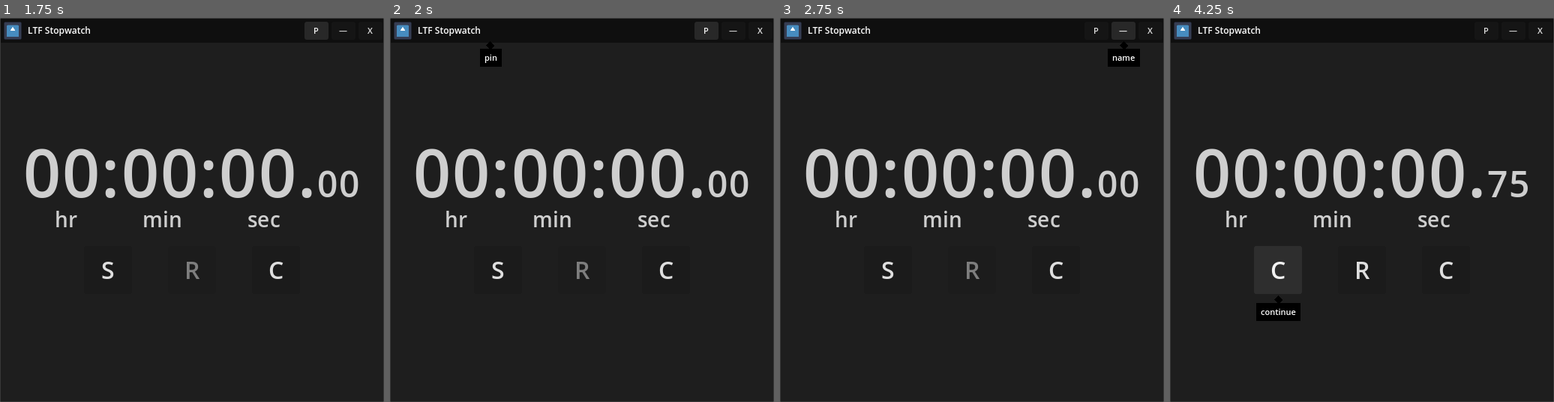
Above: before the commit, frames 1-4 (left to right).
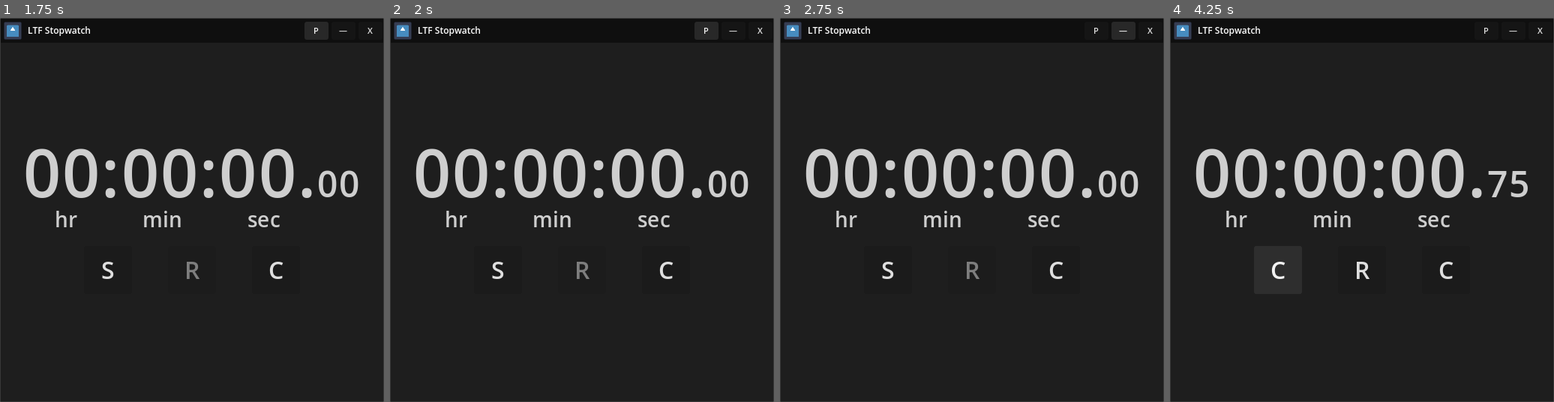
Above: after the commit, the same moments.

Repository: LiteFeather1/ltf-stopwatch
Game: Godot game, scene res://main.tscn
Two runs of this game, one before a commit and one after it. Both use one fixed random seed, a clock stepped at 60 frames per second and the inputs below. The engine's default icon, where the game draws it, is replaced by a stand-in: a white triangle on a blue panel in a dark square.
Inputs:
- Up to frame 1 (1.75 s): click "P" at 0.5 s; click "nP" at 1.25 s
- Up to frame 2 (2 s): no input
- Up to frame 3 (2.75 s): click "—" at 2 s
- Up to frame 4 (4.25 s): click "S" at 2.75 s; click "P" at 3.5 s

Frame 1 is identical in both runs. In frame 2, 0.3% of the frame differs, in the area x 23-30%, y 6-13%; in frame 3, 0.4%; in frame 4, 0.6%, in the area x 22-34%, y 72-79%.
Error after the commit: Cannot call method 'get_theme_font' on a null value. (res://scenes/pop_up.gd:19)

Commit message:
#25 pop_up is now inline with new guidelines

Diff:
--- a/scenes/pop_up.gd
+++ b/scenes/pop_up.gd
@@ -1,14 +1,14 @@
 class_name PopUp extends ColorRect
 
 
-@export var l_text: Label
-@export var label_padding := Vector2(12.0, 8.0)
-@export var dent: Control
+@export var _l_text: Label
+@export var _label_padding := Vector2(12.0, 8.0)
+@export var _dent: Control
 @export var _animation_duration := .15
 @export var _delay_to_appear: Timer
 
-var font: Font
-var font_size : int
+var _font: Font
+var _font_size : int
 
 var _tween: Tween
 
@@ -16,8 +16,8 @@
 func _ready() -> void:
 	_delay_to_appear.timeout.connect(_pop_up_animation)
 
-	font = l_text.get_theme_font("font")
-	font_size = l_text.get_theme_font_size("font_size")
+	_font = _l_text.get_theme_font("_font")
+	_font_size = _l_text.get_theme_font_size("_font_size")
 
 
 func pop_up(c: Control, text: String) -> void:
@@ -25,15 +25,15 @@
 		_tween.kill()
 		visible = false
 
-	l_text.text = text
-	var s: Vector2 = font.get_string_size(text, HORIZONTAL_ALIGNMENT_CENTER, -1, font_size)
+	_l_text.text = text
+	var s: Vector2 = _font.get_string_size(text, HORIZONTAL_ALIGNMENT_CENTER, -1, _font_size)
 
-	size = s + label_padding
+	size = s + _label_padding
 	pivot_offset = s * .5
 
 	global_position = Vector2(
 		c.global_position.x + (c.size.x - size.x) * .5,
-		c.global_position.y + c.size.y + dent.size.y + label_padding.y * .5)
+		c.global_position.y + c.size.y + _dent.size.y + _label_padding.y * .5)
 
 	_delay_to_appear.paused = false
 	_delay_to_appear.start(_delay_to_appear.wait_time)
--- a/scenes/pop_up.tscn
+++ b/scenes/pop_up.tscn
@@ -16,11 +16,11 @@
 size_flags_horizontal = 3
 color = Color(0, 0, 0, 1)
 script = ExtResource("1_vgt4r")
-l_text = NodePath("Label")
-dent = NodePath("ColorRect")
+l_text = NodePath("l_text")
+dent = NodePath("dent")
 _delay_to_appear = NodePath("delay_to_appear")
 
-[node name="Label" type="Label" parent="."]
+[node name="l_text" type="Label" parent="."]
 layout_mode = 1
 anchors_preset = 8
 anchor_left = 0.5
@@ -37,7 +37,7 @@
 horizontal_alignment = 1
 vertical_alignment = 1
 
-[node name="ColorRect" type="ColorRect" parent="."]
+[node name="dent" type="ColorRect" parent="."]
 layout_mode = 1
 anchors_preset = 5
 anchor_left = 0.5
